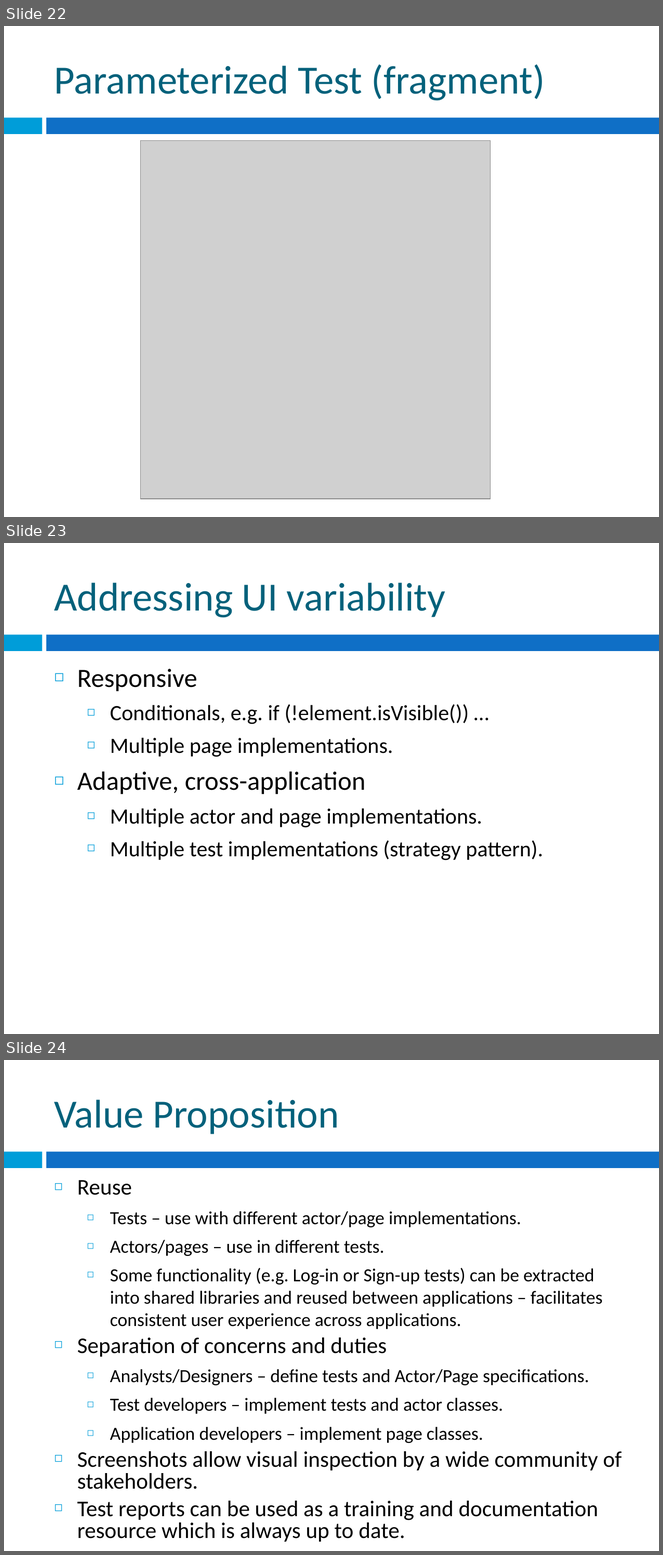
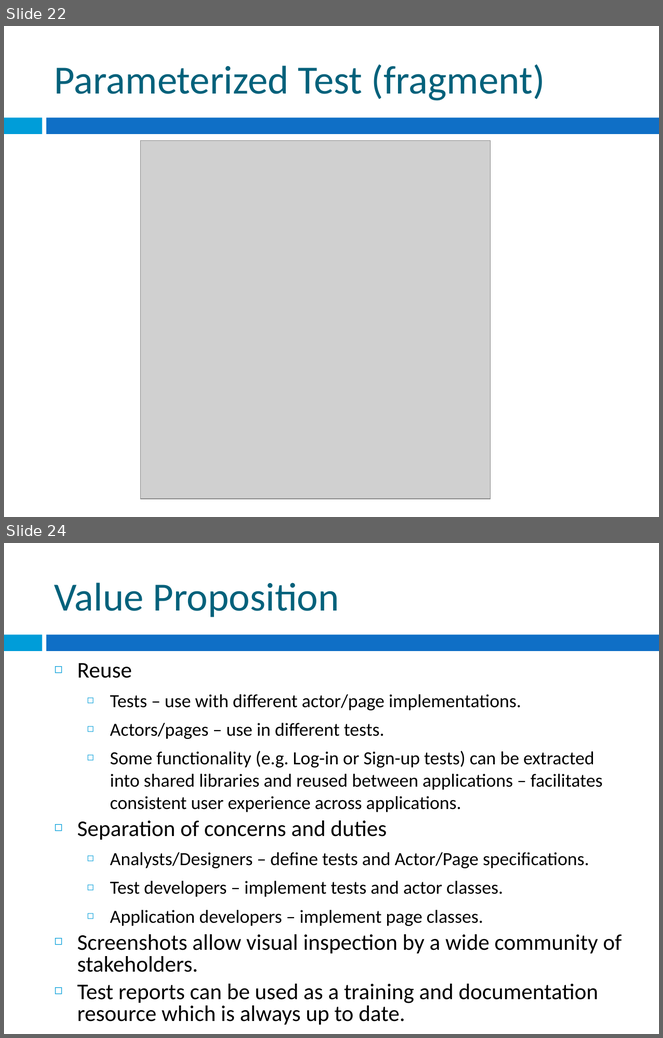
Before and after one commit to Nasdanika/server, a slide deck: Nasdanika WebTest.pptx. Shown one above the other, each under a label of ours: slides 22, 23 and 24 before the commit, slides 22 and 24 after it; the slides between them are not shown. The pictures are 663x1555 and 663x1038 pixels, drawn with LibreOffice and Linux fonts; fonts in the diff are those of the drawing; grey boxes stand for pictures. Boxes give left, top, right and bottom in pixels: in the first picture for what was removed or moved away, otherwise in the second. Text is boxed around its words. In the diff, an @@ line names an element or a change of style, - is before the commit and + after.

```diff
--- a/Nasdanika WebTest.pptx
+++ b/Nasdanika WebTest.pptx
@@ slide 23 removed at bbox=[4, 543, 659, 1034], background #FFFFFF; not listed: 2 template elements that a slide beside it also shows @@
@@ title removed at bbox=[54, 583, 446, 618] @@
-Addressing UI variability
@@ text removed at bbox=[77, 669, 543, 861] @@
-◻ Responsive
-  ◻ Conditionals, e.g. if (!element.isVisible()) …
-  ◻ Multiple page implementations.
-◻ Adaptive, cross-application
-  ◻ Multiple actor and page implementations.
-  ◻ Multiple test implementations (strategy pattern).
```
Also in this commit, not shown: 1 slide changed, 1 slide added, 2 other files.
